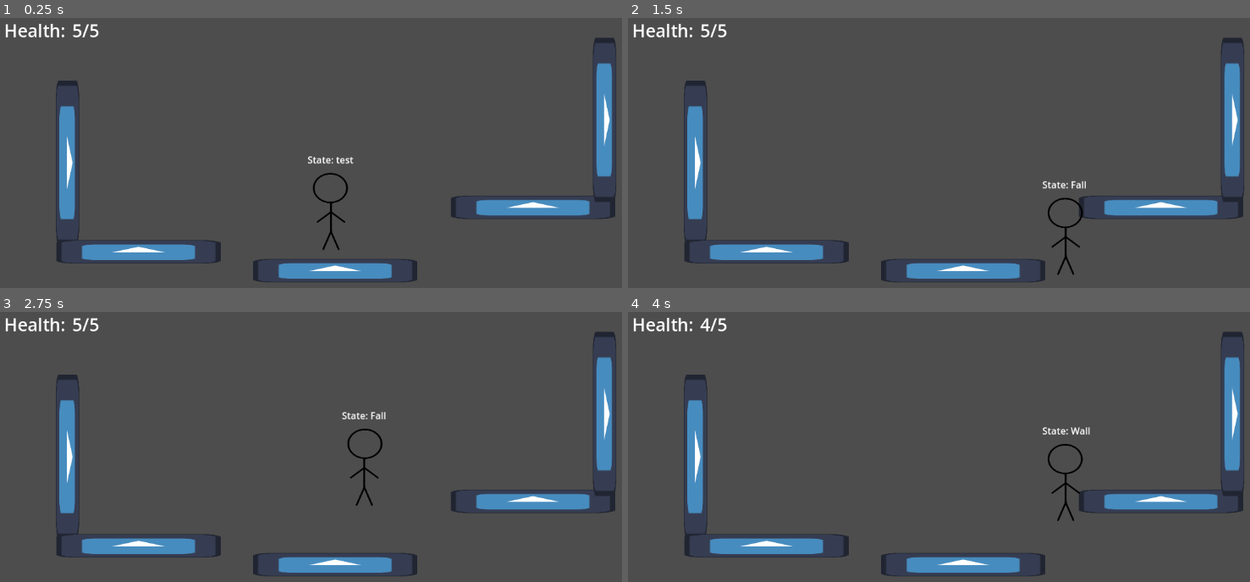
Above: before the commit, frames 1-4 (two rows, left to right).
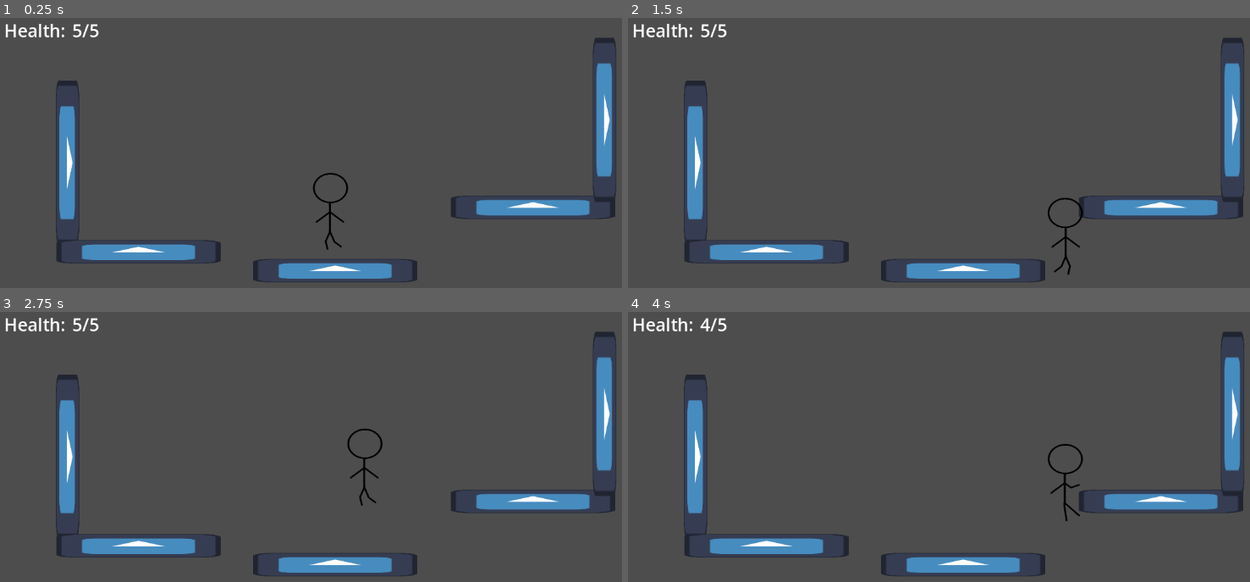
Above: after the commit, the same moments.

Repository: Zofia-Szybalska/ThFaith
Game: Godot game, scene res://scenes/test_scene.tscn
The game is run twice, just before and just after one commit, with the same random seed, the same clock (stepped at 60 frames per second) and the same inputs. The engine's default icon, where the game draws it, is replaced by a stand-in: a white triangle on a blue panel in a dark square.
Inputs:
- Up to frame 1 (0.25 s): no input
- Up to frame 2 (1.5 s): hold Space (jump) 0.53-1.28 s; hold D (right) from 0.53 s (still down); tap Ctrl (dash) at 0.6 s; tap Space (jump) at 1.35 s
- Up to frame 3 (2.75 s): tap Space (jump) at 1.52, 1.82 s; tap Ctrl (dash) at 1.55, 2.1 s; release D (right) at 2.03 s; hold A (left) from 2.03 s (still down); hold Space (jump) from 2.03 s (still down)
- Up to frame 4 (4 s): release A (left) at 2.78 s; release Space (jump) at 2.78 s; hold D (right) from 2.78 s (still down); tap H (test_heal) at 2.85 s; tap Space (jump) at 3.02, 3.32 s; tap Ctrl (dash) at 3.05 s; hold Space (jump) from 3.53 s (still down); tap F (test_hit) at 3.6 s

The runs differ from the first frame. In frame 1, 0.2% of the frame differs, in the area x 49-57%, y 51-86%; in frame 2, 0.1%; in frame 3, 0.2%; in frame 4, 0.3%, in the area x 66-75%, y 42-78%.

Commit message:
Add placeholder player animations

Diff:
--- a/scenes/player.tscn
+++ b/scenes/player.tscn
@@ -9,10 +9,168 @@
 [ext_resource type="Script" path="res://scripts/Fall.gd" id="7_mwuny"]
 [ext_resource type="Script" path="res://scripts/Dash.gd" id="8_1pbqe"]
 [ext_resource type="Script" path="res://scripts/Wall.gd" id="9_djew2"]
+[ext_resource type="Texture2D" uid="uid://dub0qfrx05ap1" path="res://assets/sprites/PlayerJump1PlaceHolder.png" id="10_26hi4"]
+[ext_resource type="Texture2D" uid="uid://fwfly3uefh7d" path="res://assets/sprites/PlayerJump2PlaceHolder.png" id="11_ai6ky"]
+[ext_resource type="Texture2D" uid="uid://c4av5wiblunnr" path="res://assets/sprites/PlayerWallSlidePlaceHolder.png" id="12_u5vcu"]
+[ext_resource type="Texture2D" uid="uid://bu230ustx024u" path="res://assets/sprites/PlayerFallPlaceHolder.png" id="13_6fl8c"]
+[ext_resource type="Texture2D" uid="uid://rlejsk8dae2g" path="res://assets/sprites/PlayerWallJumpSlidePlaceHolder.png" id="14_4lk0c"]
+[ext_resource type="Texture2D" uid="uid://bkffjrj5gpvtq" path="res://assets/sprites/PlayerDashPlaceHolder.png" id="15_88fei"]
 
 [sub_resource type="CapsuleShape2D" id="CapsuleShape2D_rphv7"]
 radius = 23.0
 height = 132.0
+
+[sub_resource type="Animation" id="Animation_a3xd7"]
+length = 0.001
+tracks/0/type = "value"
+tracks/0/imported = false
+tracks/0/enabled = true
+tracks/0/path = NodePath("Sprite2D:texture")
+tracks/0/interp = 1
+tracks/0/loop_wrap = true
+tracks/0/keys = {
+"times": PackedFloat32Array(0),
+"transitions": PackedFloat32Array(1),
+"update": 1,
+"values": [ExtResource("2_ut5o2")]
+}
+tracks/1/type = "value"
+tracks/1/imported = false
+tracks/1/enabled = true
+tracks/1/path = NodePath("Sprite2D:flip_h")
+tracks/1/interp = 1
+tracks/1/loop_wrap = true
+tracks/1/keys = {
+"times": PackedFloat32Array(0),
+"transitions": PackedFloat32Array(1),
+"update": 1,
+"values": [true]
+}
+
+[sub_resource type="Animation" id="Animation_l0gnl"]
+resource_name = "dash"
+tracks/0/type = "value"
+tracks/0/imported = false
+tracks/0/enabled = true
+tracks/0/path = NodePath("Sprite2D:texture")
+tracks/0/interp = 1
+tracks/0/loop_wrap = true
+tracks/0/keys = {
+"times": PackedFloat32Array(0),
+"transitions": PackedFloat32Array(1),
+"update": 1,
+"values": [ExtResource("15_88fei")]
+}
+
+[sub_resource type="Animation" id="Animation_ltfna"]
+resource_name = "fall"
+tracks/0/type = "value"
+tracks/0/imported = false
+tracks/0/enabled = true
+tracks/0/path = NodePath("Sprite2D:texture")
+tracks/0/interp = 1
+tracks/0/loop_wrap = true
+tracks/0/keys = {
+"times": PackedFloat32Array(0),
+"transitions": PackedFloat32Array(1),
+"update": 1,
+"values": [ExtResource("13_6fl8c")]
+}
+
+[sub_resource type="Animation" id="Animation_8v0p0"]
+resource_name = "idle"
+tracks/0/type = "value"
+tracks/0/imported = false
+tracks/0/enabled = true
+tracks/0/path = NodePath("Sprite2D:texture")
+tracks/0/interp = 1
+tracks/0/loop_wrap = true
+tracks/0/keys = {
+"times": PackedFloat32Array(0),
+"transitions": PackedFloat32Array(1),
+"update": 1,
+"values": [ExtResource("2_ut5o2")]
+}
+
+[sub_resource type="Animation" id="Animation_g58n6"]
+resource_name = "jump"
+tracks/0/type = "value"
+tracks/0/imported = false
+tracks/0/enabled = true
+tracks/0/path = NodePath("Sprite2D:texture")
+tracks/0/interp = 1
+tracks/0/loop_wrap = true
+tracks/0/keys = {
+"times": PackedFloat32Array(0, 0.1),
+"transitions": PackedFloat32Array(1, 1),
+"update": 1,
+"values": [ExtResource("10_26hi4"), ExtResource("11_ai6ky")]
+}
+
+[sub_resource type="Animation" id="Animation_ttmj5"]
+resource_name = "wall_jump"
+tracks/0/type = "value"
+tracks/0/imported = false
+tracks/0/enabled = true
+tracks/0/path = NodePath("Sprite2D:texture")
+tracks/0/interp = 1
+tracks/0/loop_wrap = true
+tracks/0/keys = {
+"times": PackedFloat32Array(0),
+"transitions": PackedFloat32Array(1),
+"update": 1,
+"values": [ExtResource("14_4lk0c")]
+}
+tracks/1/type = "value"
+tracks/1/imported = false
+tracks/1/enabled = true
+tracks/1/path = NodePath("Sprite2D:flip_h")
+tracks/1/interp = 1
+tracks/1/loop_wrap = true
+tracks/1/keys = {
+"times": PackedFloat32Array(0),
+"transitions": PackedFloat32Array(1),
+"update": 1,
+"values": [true]
+}
+
+[sub_resource type="Animation" id="Animation_1pn02"]
+resource_name = "wall_slide"
+tracks/0/type = "value"
+tracks/0/imported = false
+tracks/0/enabled = true
+tracks/0/path = NodePath("Sprite2D:texture")
+tracks/0/interp = 1
+tracks/0/loop_wrap = true
+tracks/0/keys = {
+"times": PackedFloat32Array(0),
+"transitions": PackedFloat32Array(1),
+"update": 1,
+"values": [ExtResource("12_u5vcu")]
+}
+tracks/1/type = "value"
+tracks/1/imported = false
+tracks/1/enabled = true
+tracks/1/path = NodePath("Sprite2D:flip_h")
+tracks/1/interp = 1
+tracks/1/loop_wrap = true
+tracks/1/keys = {
+"times": PackedFloat32Array(0),
+"transitions": PackedFloat32Array(1),
+"update": 1,
+"values": [true]
+}
+
+[sub_resource type="AnimationLibrary" id="AnimationLibrary_xoic1"]
+_data = {
+"RESET": SubResource("Animation_a3xd7"),
+"dash": SubResource("Animation_l0gnl"),
+"fall": SubResource("Animation_ltfna"),
+"idle": SubResource("Animation_8v0p0"),
+"jump": SubResource("Animation_g58n6"),
+"wall_jump": SubResource("Animation_ttmj5"),
+"wall_slide": SubResource("Animation_1pn02")
+}
 
 [node name="Player" type="CharacterBody2D"]
 collision_layer = 2
@@ -26,6 +184,7 @@
 [node name="Sprite2D" type="Sprite2D" parent="."]
 scale = Vector2(0.331492, 0.286288)
 texture = ExtResource("2_ut5o2")
+flip_h = true
 
 [node name="StateMachine" type="Node2D" parent="."]
 script = ExtResource("3_lou1g")
@@ -54,4 +213,8 @@
 offset_top = -100.0
 offset_right = 40.0
 offset_bottom = -77.0
-text = "State: test"
+
+[node name="AnimationPlayer" type="AnimationPlayer" parent="."]
+libraries = {
+"": SubResource("AnimationLibrary_xoic1")
+}
--- a/scripts/Dash.gd
+++ b/scripts/Dash.gd
@@ -6,6 +6,7 @@
 
 func enter(msg := {}) -> void:
 	owner.velocity.y = 0
+	owner.animation_player.play("dash")
 	if (msg.has("air_dash")):
 		owner.can_dash = false
 	elapsed_dash = 0
--- a/scripts/Fall.gd
+++ b/scripts/Fall.gd
@@ -14,7 +14,7 @@
 		coyote = true
 	if msg.has("wall_coyote"):
 		wall_coyote = true
-	pass
+	owner.animation_player.play("fall")
 
 func physics_update(delta: float) -> void:
 	coyote_elapsed += delta
--- a/scripts/Idle.gd
+++ b/scripts/Idle.gd
@@ -5,6 +5,7 @@
 	owner.velocity = Vector2.ZERO
 	owner.can_double_jump = true
 	owner.can_dash = true
+	owner.animation_player.play("idle")
 
 func update(_delta: float) -> void:
 	if not owner.is_on_floor():
--- a/scripts/Jump.gd
+++ b/scripts/Jump.gd
@@ -13,11 +13,11 @@
 	owner.velocity.y = -owner.jump_force
 	if (msg.has("second_jump")):
 		jump_duration = .25
-	if (msg.has("wall_jump")):
+	elif (msg.has("wall_jump")):
 		jump_duration = .3
 		owner.velocity.x += owner.wall_jump_pushback * -direction
 		wall_jump = true
-		print("wall jump ", owner.velocity.x)
+	owner.animation_player.play("jump")
 
 func exit(_msg := {}) -> void:
 	jump_duration = .4
--- a/scripts/Run.gd
+++ b/scripts/Run.gd
@@ -4,6 +4,7 @@
 func enter(_msg := {}) -> void:
 	owner.can_double_jump = true
 	owner.can_dash = true
+	owner.animation_player.play("idle")
 
 func physics_update(delta: float) -> void:
 	if not owner.is_on_floor():
--- a/scripts/Wall.gd
+++ b/scripts/Wall.gd
@@ -9,6 +9,7 @@
 func physics_update(delta: float) -> void:
 	if not sliding and (Input.is_action_pressed("left") or Input.is_action_pressed("right")):
 		sliding = true
+		owner.animation_player.play("wall_slide")
 	if Input.is_action_just_pressed("dash") and owner.can_dash:
 		state_machine.transition_to("Dash", {air_dash = true})
 	if owner.is_on_floor():
--- a/scripts/player.gd
+++ b/scripts/player.gd
@@ -11,6 +11,7 @@
 @onready var fsm := $StateMachine
 
 @onready var state_label = $StateLabel
+@onready var animation_player = $AnimationPlayer
 
 var can_double_jump: bool = true
 var can_dash: bool = true
--- a/scripts/state_machine.gd
+++ b/scripts/state_machine.gd
@@ -28,6 +28,6 @@
 		return
 	state.exit()
 	state = get_node(target_state_name)
-	owner.state_label.text = "State: " + target_state_name
+	##owner.state_label.text = "State: " + target_state_name
 	state.enter(msg)
 	emit_signal("transitioned", state.name)
Binary file added: assets/sprites/PlayerDashPlaceHolder.png
Not shown, added: assets/sprites/PlayerDashPlaceHolder.png.import
Binary file added: assets/sprites/PlayerFallPlaceHolder.png
Not shown, added: assets/sprites/PlayerFallPlaceHolder.png.import
Binary file added: assets/sprites/PlayerJump1PlaceHolder.png
Not shown, added: assets/sprites/PlayerJump1PlaceHolder.png.import
Binary file added: assets/sprites/PlayerJump2PlaceHolder.png
Not shown, added: assets/sprites/PlayerJump2PlaceHolder.png.import
Binary file added: assets/sprites/PlayerWallJumpSlidePlaceHolder.png
Not shown, added: assets/sprites/PlayerWallJumpSlidePlaceHolder.png.import
Binary file added: assets/sprites/PlayerWallSlidePlaceHolder.png
Not shown, added: assets/sprites/PlayerWallSlidePlaceHolder.png.import
(and 6 more such lines)
